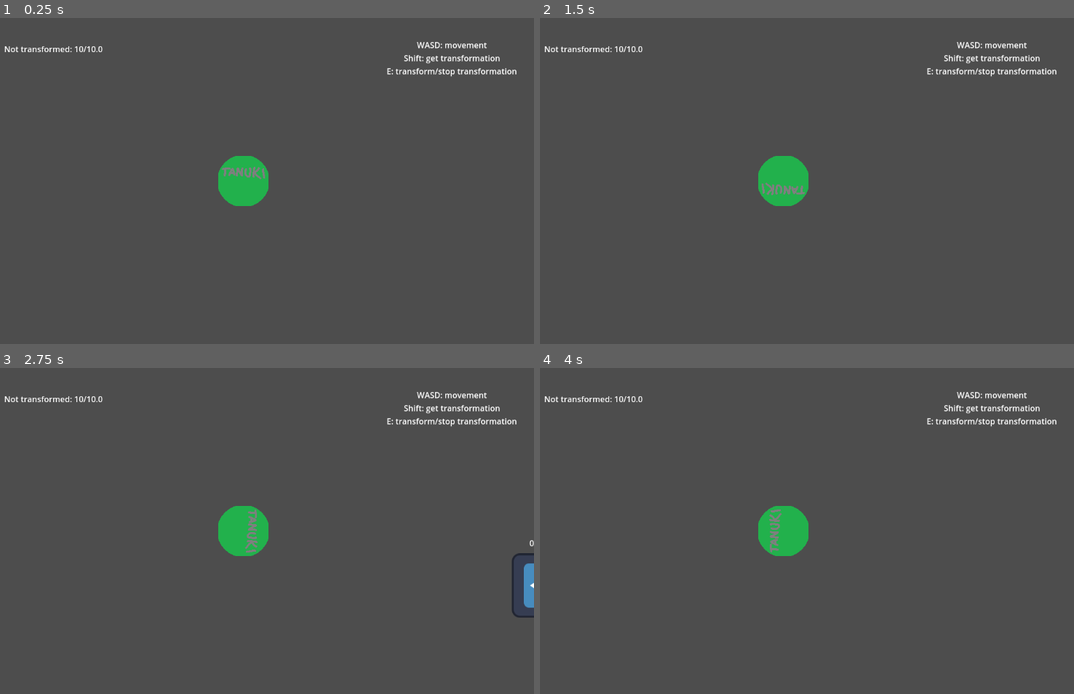
Above: before the commit, frames 1-4 (two rows, left to right).
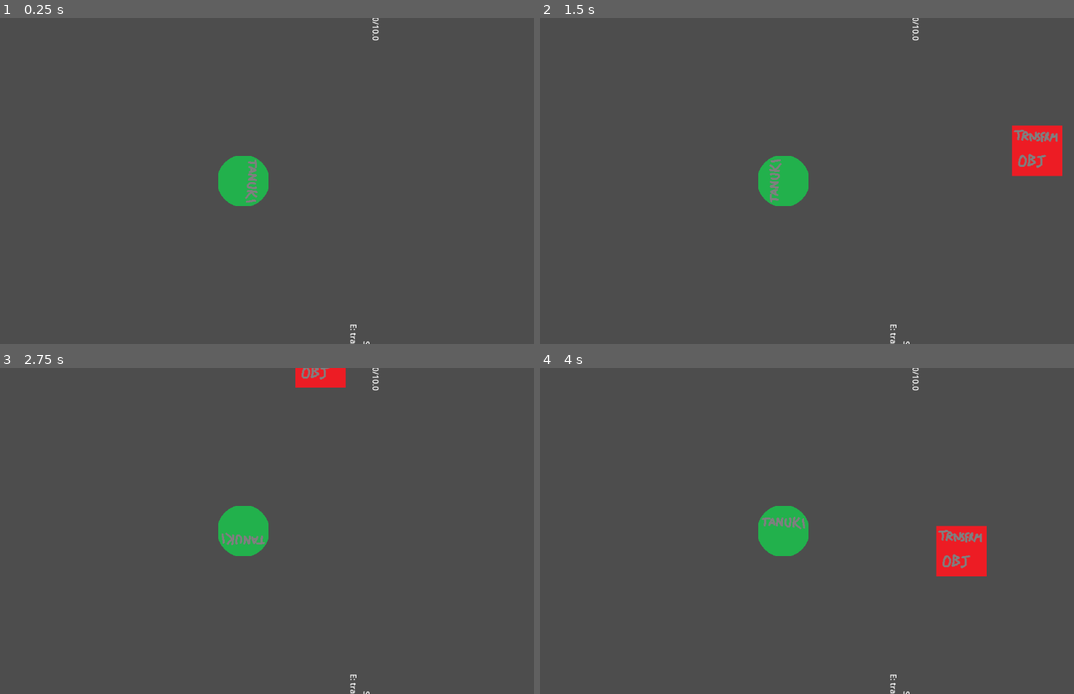
Above: after the commit, the same moments.

Repository: FinalExa/Tanuki
Game: Godot game, scene res://_Scenes/TestLevel.tscn
Two runs of this game, one before a commit and one after it. Both use one fixed random seed, a clock stepped at 60 frames per second and the inputs below. This scene is started directly instead of the project's main scene. The engine's default icon, where the game draws it, is replaced by a stand-in: a white triangle on a blue panel in a dark square.
Inputs (mouse positions are in pixels of both pictures, inside the frame that each line leads up to):
- Up to frame 1 (0.25 s): no input
- Up to frame 2 (1.5 s): tap Enter at 0.5 s; move the mouse to (913, 164) at 0.52 s; hold D (right) 0.53-1.28 s; tap E (transformation) at 0.6 s; move the mouse to (668, 197) at 1.27 s; hold S (down) from 1.28 s (still down); click (668, 197) at 1.35 s
- Up to frame 3 (2.75 s): tap E (transformation) at 1.55, 2.3 s; move the mouse to (299, 459) at 2.02 s; release S (down) at 2.03 s; hold D (right) from 2.03 s (still down); tap Shift (interact) at 2.1 s
- Up to frame 4 (4 s): move the mouse to (753, 596) at 2.77 s; release D (right) at 2.78 s; hold W (up) 2.78-3.53 s; tap E (transformation) at 2.85, 3.6 s; move the mouse to (956, 579) at 3.52 s; hold A (left) from 3.53 s (still down)

The runs differ from the first frame. In frame 1, 1.1% of the frame differs, in the area x 0-97%, y 0-100%; in frame 2, 2.6%, in the area x 0-98%, y 0-100%; in frame 3, 2.1%; in frame 4, 2.6%.

Commit message:
TestLevel Continue

Diff:
--- a/_Scenes/TestLevel.tscn
+++ b/_Scenes/TestLevel.tscn
@@ -1,12 +1,13 @@
-[gd_scene load_steps=4 format=3 uid="uid://bka5do4pyuclb"]
+[gd_scene load_steps=5 format=3 uid="uid://bka5do4pyuclb"]
 
 [ext_resource type="PackedScene" uid="uid://cjye6xpdv34of" path="res://PlayerCharacter/PlayerCharacter.tscn" id="1_nvxq0"]
 [ext_resource type="PackedScene" uid="uid://dvrh8nj8aokk1" path="res://Enemies/guard.tscn" id="2_fmwiu"]
+[ext_resource type="PackedScene" uid="uid://dkix8gwtvv1ki" path="res://TransformationObjects/transformation_object.tscn" id="3_cv1i0"]
 
 [sub_resource type="NavigationPolygon" id="NavigationPolygon_e5pon"]
-vertices = PackedVector2Array(1152, 192, 1472, -384, 1472, 192, 1152, 576, 64, -384, 384, 192, 64, 1152, 384, 576, 1472, 1152)
-polygons = Array[PackedInt32Array]([PackedInt32Array(0, 1, 2, 3), PackedInt32Array(4, 1, 0, 5), PackedInt32Array(6, 4, 5, 7), PackedInt32Array(8, 6, 7, 3), PackedInt32Array(2, 8, 3)])
-outlines = Array[PackedVector2Array]([PackedVector2Array(1472, -384, 64, -384, 64, 1152, 1472, 1152, 1472, 192, 1152, 192, 1152, 576, 384, 576, 384, 192, 1152, 192, 1472, 192)])
+vertices = PackedVector2Array(1152, 576, 1152, 192, 1476.46, 192, 1792, 256, 1792, 512, 1344, 1088, 1792, 192, 2048, 256, 2048, 512, 1792, 1088, 1344, 1472, 960, 1472, 960, 1088, 704, 1088, 704, 1472, 320, 1472, 320, 1088, 384, 576, -256, 1088, -256, 512, 384, 192, -512, 512, -512, 256, -256, 256, -256, -320, 320, -704, 704, -704, 704, -320, 960, -320, 960, -704, 1344, -704, 1344, -320, 1792, -320)
+polygons = Array[PackedInt32Array]([PackedInt32Array(0, 1, 2, 3, 4, 5), PackedInt32Array(2, 6, 3), PackedInt32Array(3, 7, 8, 4), PackedInt32Array(4, 9, 5), PackedInt32Array(5, 10, 11, 12, 0), PackedInt32Array(13, 14, 15, 16, 17), PackedInt32Array(17, 16, 18, 19, 20), PackedInt32Array(19, 21, 22, 23), PackedInt32Array(23, 24, 25, 26, 27, 20), PackedInt32Array(28, 29, 30, 31, 1), PackedInt32Array(31, 32, 6, 1), PackedInt32Array(17, 0, 12, 13), PackedInt32Array(20, 19, 23), PackedInt32Array(1, 20, 27, 28)])
+outlines = Array[PackedVector2Array]([PackedVector2Array(1792, -320, 1344, -320, 1344, -704, 960, -704, 960, -320, 704, -320, 704, -704, 320, -704, -256, -320, -256, 256, -512, 256, -512, 512, -256, 512, -256, 1088, 320, 1088, 320, 1472, 704, 1472, 704, 1088, 960, 1088, 960, 1472, 1344, 1472, 1344, 1088, 1792, 1088, 1792, 512, 2048, 512, 2048, 256, 1792, 256, 1792, 192, 1476.46, 192, 1152, 192, 1152, 576, 384, 576, 384, 192, 1152, 192, 1792, 192)])
 
 [node name="TestLevel" type="Node2D"]
 
@@ -21,13 +22,45 @@
 scale = Vector2(0.988281, 1.00781)
 polygon = PackedVector2Array(558.017, 289.809, 558.017, -91.214, -219.089, -91.214, -219.089, 289.809)
 
+[node name="CollisionShape2D2" type="CollisionPolygon2D" parent="StaticBody2D"]
+position = Vector2(-132, -781)
+scale = Vector2(0.102031, 0.192507)
+polygon = PackedVector2Array(1019.3, 249.342, 1019.3, -415.57, -235.222, -415.57, -235.222, 249.342)
+
+[node name="CollisionShape2D4" type="CollisionPolygon2D" parent="StaticBody2D"]
+position = Vector2(-130, 1011)
+scale = Vector2(0.102031, 0.192507)
+polygon = PackedVector2Array(1019.3, 249.342, 1019.3, -415.57, -235.222, -415.57, -235.222, 249.342)
+
+[node name="CollisionShape2D5" type="CollisionPolygon2D" parent="StaticBody2D"]
+position = Vector2(508, 1011)
+scale = Vector2(0.102031, 0.192507)
+polygon = PackedVector2Array(1019.3, 249.342, 1019.3, -415.57, -235.222, -415.57, -235.222, 249.342)
+
+[node name="CollisionShape2D3" type="CollisionPolygon2D" parent="StaticBody2D"]
+position = Vector2(508, -781)
+scale = Vector2(0.102031, 0.192507)
+polygon = PackedVector2Array(1019.3, 249.342, 1019.3, -415.57, -235.223, -415.57, -235.223, 249.342)
+
 [node name="NavigationObstacle2D" type="NavigationObstacle2D" parent="StaticBody2D"]
 
+[node name="StaticBody2D2" type="StaticBody2D" parent="."]
+position = Vector2(-1088, 216)
+
+[node name="CollisionShape2D" type="CollisionPolygon2D" parent="StaticBody2D2"]
+position = Vector2(-152, -360)
+rotation = 0.000284933
+scale = Vector2(1.83869, 2.75626)
+polygon = PackedVector2Array(1823.3, 609.175, 1823.23, 446.636, 1405.54, 446.715, 1405.6, 586.035, 1196.75, 586.074, 1196.69, 446.755, 1057.47, 446.782, 1057.52, 586.101, 848.681, 586.141, 848.621, 446.821, 535.354, 446.881, 535.265, 237.902, 396.036, 237.928, 395.996, 145.049, 535.226, 145.022, 535.136, -63.9564, 848.403, -64.0159, 848.343, -203.335, 1057.19, -203.375, 1057.25, -64.0556, 1196.48, -64.0821, 1196.42, -203.401, 1405.26, -203.441, 1405.32, -64.1218, 1648.97, -64.1681, 1649.06, 144.811, 1788.29, 144.784, 1788.33, 237.664, 1649.1, 237.69, 1649.19, 446.669, 1823.23, 446.636, 1822.94, -226.74, 361.03, -226.462, 361.387, 609.453)
+
+[node name="NavigationObstacle2D" type="NavigationObstacle2D" parent="StaticBody2D2"]
+
 [node name="PlayerCharacter" parent="." instance=ExtResource("1_nvxq0")]
-position = Vector2(280, 280.999)
+position = Vector2(-392, 384)
+rotation = 1.57079
 
 [node name="Guard" parent="." node_paths=PackedStringArray("moveActions") instance=ExtResource("2_fmwiu")]
-position = Vector2(1277.78, 280.999)
+position = Vector2(1328, 248)
 patrolActions = Array[int]([1, 2, 0, 1, 2, 0, 1, 2, 0, 1, 2, 0, 1])
 waitActions = Array[float]([1.0, 1.0, 1.0, 1.0])
 moveActions = [NodePath("../NavigationPoint1"), NodePath("../NavigationPoint2"), NodePath("../NavigationPoint3"), NodePath("../NavigationPoint4"), NodePath("../NavigationPoint1")]
@@ -44,3 +77,12 @@
 
 [node name="NavigationPoint4" type="Node2D" parent="."]
 position = Vector2(1280, 0)
+
+[node name="TransformationObject" parent="." instance=ExtResource("3_cv1i0")]
+position = Vector2(1016, 648)
+
+[node name="TransformationObject2" parent="." instance=ExtResource("3_cv1i0")]
+position = Vector2(664, 120)
+
+[node name="TransformationObject3" parent="." instance=ExtResource("3_cv1i0")]
+position = Vector2(312, 424)
